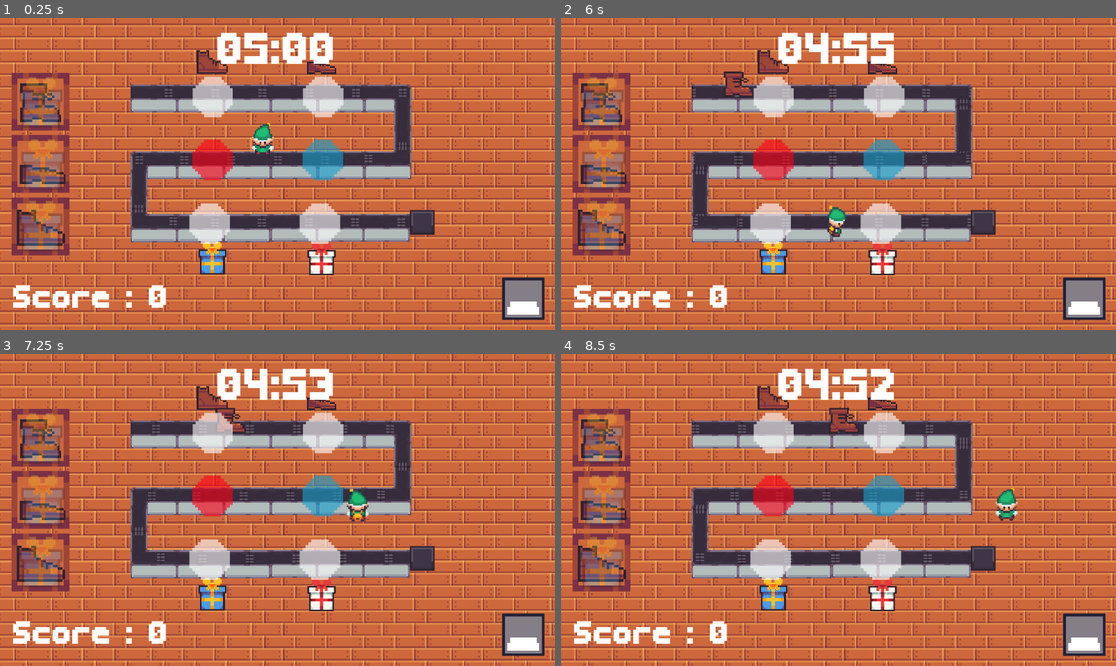
Above: before the commit, frames 1-4 (two rows, left to right).
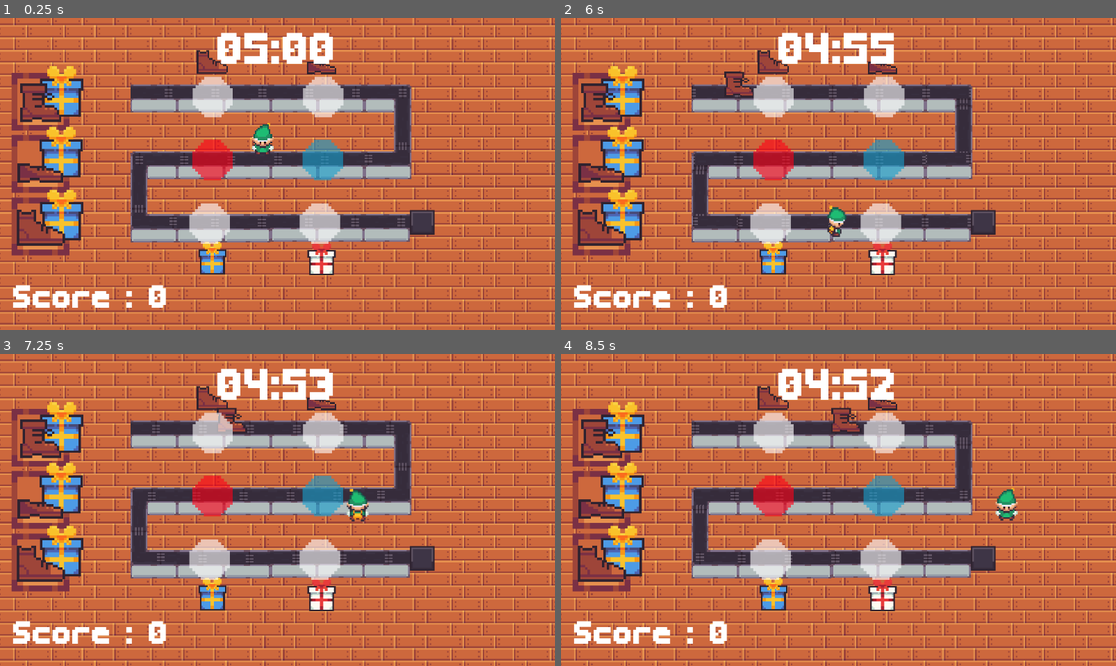
Above: after the commit, the same moments.

Repository: Ikuwanne/little-guy-jam
Game: Godot game, scene res://scenes/main.tscn
Two runs of this game, one before a commit and one after it. Both use one fixed random seed, a clock stepped at 60 frames per second and the inputs below.
Inputs:
- Up to frame 1 (0.25 s): no input
- Up to frame 2 (6 s): hold Right (ui_right) 0.53-1.28 s; tap Space (Interact) every 0.75 s from 0.6 to 5.85 s; hold Down (ui_down) 1.28-2.03 s; hold Right (ui_right) 2.03-2.78 s; hold Up (ui_up) 2.78-3.53 s; hold Left (ui_left) 3.53-5.03 s; hold Down (ui_down) 5.03-5.78 s; hold Right (ui_right) from 5.78 s (still down)
- Up to frame 3 (7.25 s): release Right (ui_right) at 6.53 s; hold Up (ui_up) from 6.53 s (still down); tap Space (Interact) at 6.6 s
- Up to frame 4 (8.5 s): release Up (ui_up) at 7.28 s; hold Right (ui_right) 7.28-8.03 s; tap Space (Interact) at 7.35, 8.1 s; hold Down (ui_down) from 8.03 s (still down)

The runs differ from the first frame. In frame 1, 5.9% of the frame differs, in the area x 3-99%, y 15-97%; in frame 2, 6.0%; in frame 3, 6.0%; in frame 4, 6.1%.

Commit message:
GAME LOOP

Diff:
--- a/scenes/main.tscn
+++ b/scenes/main.tscn
@@ -19,7 +19,6 @@
 [ext_resource type="Texture2D" uid="uid://bkykrxlkstjip" path="res://assets/package_1.png" id="9_ya4ey"]
 [ext_resource type="Texture2D" uid="uid://c4hj40qe364gw" path="res://assets/package_2.png" id="10_eb6dy"]
 [ext_resource type="FontFile" uid="uid://2ykopy1fg2hv" path="res://assets/CutePixel.ttf" id="12_pm3ni"]
-[ext_resource type="Texture2D" uid="uid://civupdmc67rpd" path="res://assets/interactbutton.png" id="17_pm3ni"]
 [ext_resource type="Texture2D" uid="uid://s7xorpj2bhg3" path="res://assets/Furnitures/chépa.png" id="19_0ld40"]
 [ext_resource type="Texture2D" uid="uid://co2cilt8pkg1k" path="res://assets/TaskBar.png" id="20_yc10j"]
 [ext_resource type="Texture2D" uid="uid://ct77cv0ydgn81" path="res://assets/Shoes/BrownBoot.png" id="21_jscy8"]
@@ -613,6 +612,9 @@
 "speed": 20.0
 }]
 
+[sub_resource type="StyleBoxFlat" id="StyleBoxFlat_pm3ni"]
+bg_color = Color(0.14506999, 0.038954083, 0.026421135, 0.69803923)
+
 [sub_resource type="Curve2D" id="Curve2D_o6xl0"]
 _data = {
 "points": PackedVector2Array(0, 0, 0, 0, -322.70612, -154, 0, 0, 0, 0, 308.26123, -153, 0, 0, 0, 0, 311.96735, 37, 0, 0, 0, 0, 305.48163, 20, 0, 0, 0, 0, -314.36734, 22, 0, 0, 0, 0, -318.07346, 180, 0, 0, 0, 0, 354.58774, 178)
@@ -621,9 +623,11 @@
 
 [node name="Main" type="Node2D" unique_id=1002428161]
 
-[node name="GameManager" type="Node2D" parent="." unique_id=198626817 node_paths=PackedStringArray("score_text")]
+[node name="GameManager" type="Node2D" parent="." unique_id=198626817 node_paths=PackedStringArray("score_text", "game_finish_panel", "final_score_label")]
 script = ExtResource("1_y6deb")
 score_text = NodePath("../HUD/Control/Score")
+game_finish_panel = NodePath("../HUD/Panel")
+final_score_label = NodePath("../HUD/Panel/Score2")
 animation_duration = 2.5
 
 [node name="Furniture" type="Node2D" parent="." unique_id=1992415482]
@@ -893,6 +897,7 @@
 texture = ExtResource("20_yc10j")
 
 [node name="NextShoe1" type="Sprite2D" parent="HUD" unique_id=1802958711 node_paths=PackedStringArray("package_sprite", "slot")]
+z_index = 5
 position = Vector2(85, 176)
 scale = Vector2(5, 5)
 texture = ExtResource("21_jscy8")
@@ -901,10 +906,13 @@
 slot = NodePath("../TaskBar")
 
 [node name="Packaging" type="Sprite2D" parent="HUD/NextShoe1" unique_id=788200868]
-modulate = Color(1, 1, 1, 0.30588236)
+z_index = -5
+position = Vector2(8.6, -4.6)
+texture = ExtResource("10_eb6dy")
 
 [node name="NextShoe2" type="Sprite2D" parent="HUD" unique_id=1128796677 node_paths=PackedStringArray("package_sprite", "slot")]
-position = Vector2(89.00003, 305)
+z_index = 1
+position = Vector2(84, 302)
 scale = Vector2(5, 5)
 texture = ExtResource("21_jscy8")
 script = ExtResource("22_jscy8")
@@ -913,9 +921,12 @@
 slot = NodePath("../TaskBar2")
 
 [node name="Packaging" type="Sprite2D" parent="HUD/NextShoe2" unique_id=1571529177]
-modulate = Color(1, 1, 1, 0.30588236)
+z_index = -1
+position = Vector2(8.6, -4.6)
+texture = ExtResource("10_eb6dy")
 
 [node name="NextShoe3" type="Sprite2D" parent="HUD" unique_id=954266085 node_paths=PackedStringArray("package_sprite", "slot")]
+z_index = 1
 position = Vector2(85, 433.00003)
 scale = Vector2(5, 5)
 texture = ExtResource("21_jscy8")
@@ -925,7 +936,9 @@
 slot = NodePath("../TaskBar3")
 
 [node name="Packaging" type="Sprite2D" parent="HUD/NextShoe3" unique_id=770159182]
-modulate = Color(1, 1, 1, 0.30588236)
+z_index = -1
+position = Vector2(8.599999, -4.6000056)
+texture = ExtResource("10_eb6dy")
 
 [node name="Control" type="Control" parent="HUD" unique_id=657827594]
 layout_mode = 3
@@ -955,16 +968,13 @@
 text = "00:00"
 horizontal_alignment = 1
 
-[node name="SpaceInteraction" type="Sprite2D" parent="HUD" unique_id=1007271085]
-position = Vector2(1086, 583)
-scale = Vector2(5.4999995, 5.4999995)
-texture = ExtResource("17_pm3ni")
-
 [node name="Panel" type="Panel" parent="HUD" unique_id=1484386202]
-offset_left = 2.0
-offset_top = 650.0
-offset_right = 1165.0
-offset_bottom = 1305.0
+z_index = 5
+offset_left = -10.0
+offset_top = -6.0
+offset_right = 1153.0
+offset_bottom = 649.0
+theme_override_styles/panel = SubResource("StyleBoxFlat_pm3ni")
 
 [node name="Score2" type="Label" parent="HUD/Panel" unique_id=1264548535]
 layout_mode = 0
@@ -982,6 +992,8 @@
 offset_top = 234.0
 offset_right = 818.0
 offset_bottom = 295.0
+theme_override_fonts/font = ExtResource("12_pm3ni")
+theme_override_font_sizes/font_size = 63
 text = "Restart"
 
 [node name="Dwarf" parent="." unique_id=1056602612 node_paths=PackedStringArray("camera", "area_detector_shape_1", "area_detector_shape_2", "area_detector_color_1", "area_detector_color_2", "area_detector_package_1", "area_detector_package_2") instance=ExtResource("1_o5qli")]
@@ -1052,5 +1064,6 @@
 position = Vector2(147, 203)
 scale = Vector2(1.755, 1.755)
 
+[connection signal="pressed" from="HUD/Panel/Button" to="GameManager" method="_on_button_pressed"]
 [connection signal="timeout" from="Timer" to="GameManager" method="_on_timer_timeout"]
 [connection signal="timeout" from="ShoesSpawn" to="ShoesSpawner" method="_on_shoes_spawn_timeout"]
--- a/scripts/game_manager.gd
+++ b/scripts/game_manager.gd
@@ -24,10 +24,15 @@
 var shake_tween: Tween
 
 func _ready() -> void:
+	GlobalVariables.penalty_at_zero.connect(_on_penalty_at_zero)
 	base_position = score_text.position
 	last_score = GlobalVariables.score
 	displayed_score = last_score
 	_update_text(displayed_score)
+	panel_base_position = game_finish_panel.position
+	game_finish_panel.visible = false
+	# Pour que les tweens tournent même si tu mets le jeu en pause à la fin
+	game_finish_panel.process_mode = Node.PROCESS_MODE_ALWAYS
 
 func _process(_delta: float) -> void:
 	score_text.pivot_offset = score_text.size / 2.0
@@ -37,6 +42,8 @@
 		var gain := score - last_score
 		last_score = score
 		_on_score_changed(gain)
+
+
 
 func _update_text(value: int) -> void:
 	displayed_score = value
@@ -121,4 +128,44 @@
 
 
 func _on_timer_timeout() -> void:
-	pass # Replace with function body.
+	if finished:
+		return
+	finished = true
+	get_tree().paused = true
+	_show_finish_panel()
+
+func _show_finish_panel() -> void:
+	var final_score: int = GlobalVariables.score
+
+	# État de départ : panneau hors écran (au-dessus), score à 0
+	game_finish_panel.visible = true
+	game_finish_panel.position = Vector2(panel_base_position.x, -game_finish_panel.size.y - 40.0)
+	final_score_label.text = "Score : 0"
+	final_score_label.pivot_offset = final_score_label.size / 2.0
+
+	var tween := create_tween()
+	tween.set_pause_mode(Tween.TWEEN_PAUSE_PROCESS)
+
+	tween.tween_property(game_finish_panel, "position", panel_base_position, 0.6 * animation_duration)\
+		.set_trans(Tween.TRANS_CUBIC).set_ease(Tween.EASE_OUT)
+
+	tween.tween_interval(0.2 * animation_duration)
+
+	var count_duration := clampf(0.6 + final_score * 0.01, 0.6, 2.0) * animation_duration
+	tween.tween_method(
+		func(v: float): final_score_label.text = "Score : %d" % roundi(v),
+		0.0, float(final_score), count_duration
+	).set_trans(Tween.TRANS_SINE).set_ease(Tween.EASE_OUT)
+
+	tween.tween_property(final_score_label, "scale", Vector2.ONE * 1.25, 0.1 * animation_duration)\
+		.set_trans(Tween.TRANS_SINE).set_ease(Tween.EASE_OUT)
+	tween.tween_property(final_score_label, "scale", Vector2.ONE, 0.3 * animation_duration)\
+		.set_trans(Tween.TRANS_BACK).set_ease(Tween.EASE_OUT)
+
+
+func _on_button_pressed() -> void:
+	GlobalVariables.regenerate_all()
+	GlobalVariables.reset_run()
+	finished = false
+	get_tree().paused = false
+	get_tree().reload_current_scene()
--- a/scripts/global_variables.gd
+++ b/scripts/global_variables.gd
@@ -1,12 +1,29 @@
 extends Node
+
+signal penalty_at_zero
+signal task_completed(index: int)
 
 var shoe_task: Array[int] = [2, 5, 8]
 var score: int = 0
 
+@export var start_speed := 100.0
+@export var end_speed := 150.0
+@export var ramp_duration := 240.0
+
+var game_time := 0.0
+
+func _process(delta: float) -> void:
+	game_time += delta
+
+func get_speed() -> float:
+	return lerpf(start_speed, end_speed, clampf(game_time / ramp_duration, 0.0, 1.0))
+
+func reset_run() -> void:
+	game_time = 0.0
+	score = 0
+
 func random_task() -> int:
 	return randi_range(2, 27)
-
-signal task_completed(index: int)
 
 func validate_shoe(id: int) -> bool:
 	var index := shoe_task.find(id)
@@ -17,5 +34,4 @@
 	return true
 
 func regenerate_all() -> void:
-	for i in shoe_task.size():
-		shoe_task[i] = random_task()
+	shoe_task = [2, 5, 8]
--- a/scripts/path_follow_2d.gd
+++ b/scripts/path_follow_2d.gd
@@ -1,22 +1,18 @@
 extends PathFollow2D
 signal penalty_at_zero
-@export var speed = 200
 
 func _process(delta: float) -> void:
-	progress += delta * speed
+	progress += delta * GlobalVariables.get_speed()
 	if progress_ratio >= 1.0 and get_child_count() > 0:
 		var shoes = get_child(0)
 		var id: int = shoes.get_shoe_id()
 
 		if GlobalVariables.validate_shoe(id):
-			print("Bonne chaussure ! ID ", id)
 			GlobalVariables.score += 10
 		else:
-			print("Mauvaise chaussure... ID ", id)
 			if GlobalVariables.score <= 0:
 				GlobalVariables.penalty_at_zero.emit()
 			else:
 				GlobalVariables.score = maxi(0, GlobalVariables.score - 10)
 
-
-		queue_free()  # supprime le follower et la chaussure avec
+		queue_free()
--- a/scripts/task_icons.gd
+++ b/scripts/task_icons.gd
@@ -17,6 +17,7 @@
 var base_position: Vector2
 
 func _ready() -> void:
+	print("hi")
 	base_scale = scale
 	base_position = position
 	if slot:
Not shown: 1 places in scenes/main.tscn that only renumber resources
